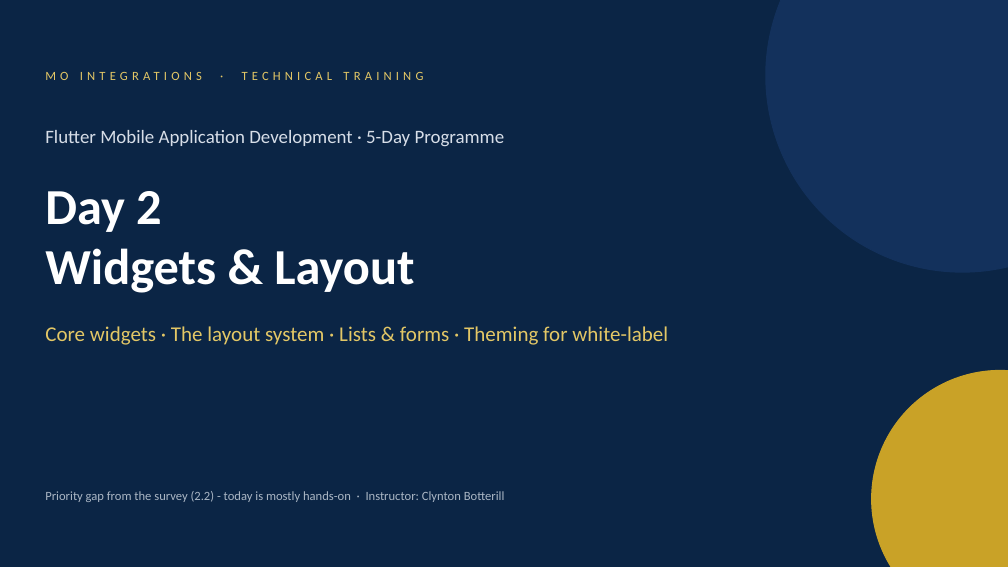
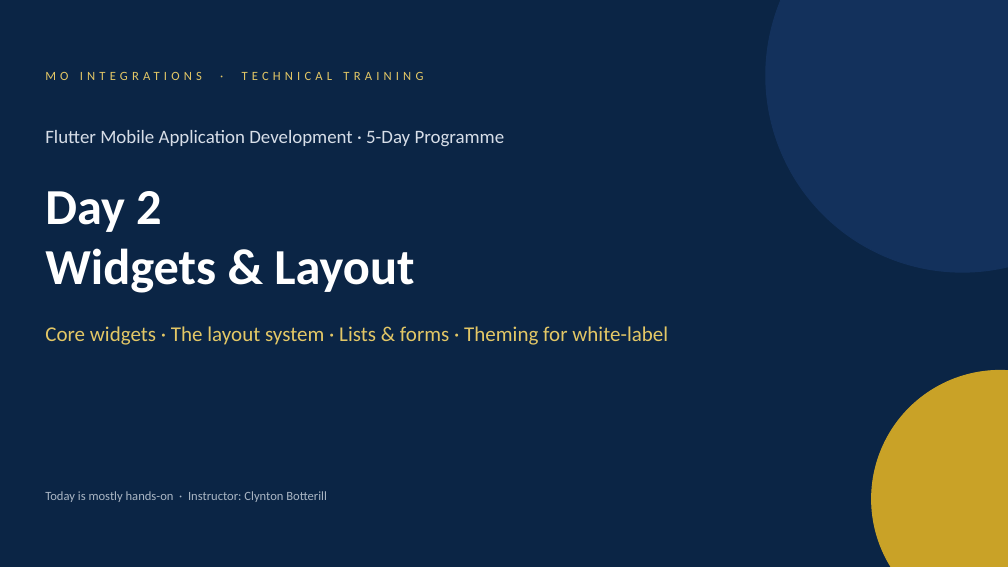
Before and after one commit to Clynton19860/flutter, a slide deck: slide 1 of slides/Day2_Widgets_and_Layout.pptx. Drawn at 1008x567 pixels with LibreOffice and Linux fonts; fonts in the diff are those of the drawing. Boxes give left, top, right and bottom in pixels: in the first picture for what was removed or moved away, otherwise in the second. Text is boxed around its words. In the diff, an @@ line names an element or a change of style, - is before the commit and + after.

```diff
--- a/slides/Day2_Widgets_and_Layout.pptx
+++ b/slides/Day2_Widgets_and_Layout.pptx
@@ text at <box>45,491,327,502</box>: text changed @@
-Priority gap from the survey (2.2) - today is mostly hands-on · Instructor: Clynton Botterill
+Today is mostly hands-on · Instructor: Clynton Botterill
```
Also in this commit, not shown: 1 other slide changed, 1 slide removed, 4 other files.
